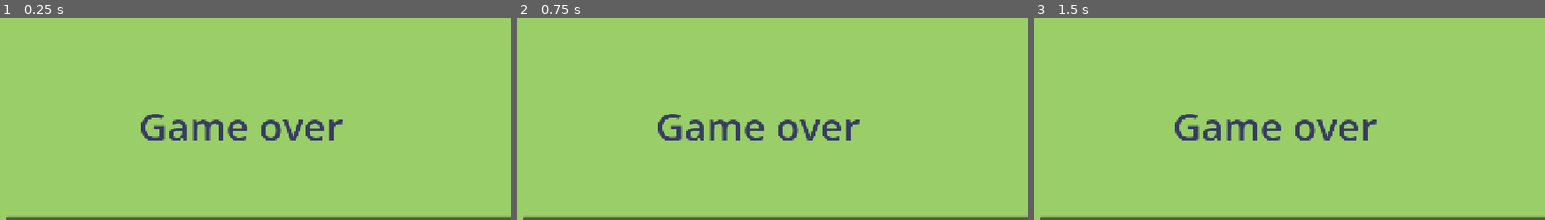
Above: before the commit, frames 1-3 (left to right).
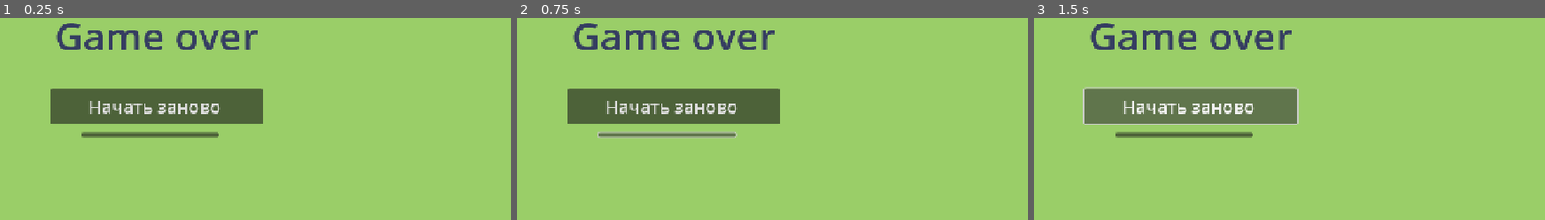
Above: after the commit, the same moments.

Repository: zxcnocok/tower-defence
Game: Godot game, scene res://gameover.tscn
Two runs of this game, one before a commit and one after it. Both use one fixed random seed, a clock stepped at 60 frames per second and the inputs below. This scene is started directly instead of the project's main scene.
Inputs (mouse positions are in pixels of both pictures, inside the frame that each line leads up to):
- Up to frame 1 (0.25 s): no input
- Up to frame 2 (0.75 s): click (665, 135) at 0.52 s
- Up to frame 3 (1.5 s): click (1192, 106) at 1.25 s, where only the run after the commit has a clickable "Начать заново"

The runs differ from the first frame. In frame 1, 14% of the frame differs, in the area x 1-100%, y 2-100%; in frame 2, 14%; in frame 3, 14%.

Commit message:
добавил хпшку слаймов

Diff:
--- a/игра-2/gameover.tscn
+++ b/игра-2/gameover.tscn
@@ -5,13 +5,14 @@
 [node name="Gameover" type="Node2D"]
 
 [node name="Sprite0004" type="Sprite2D" parent="."]
-position = Vector2(792, 496)
-scale = Vector2(24.75, 15.75)
+position = Vector2(640, 336)
+scale = Vector2(20, 10.625)
 texture = ExtResource("1_4nh4k")
+metadata/_edit_lock_ = true
 
 [node name="MarginContainer" type="MarginContainer" parent="."]
-offset_right = 1584.0
-offset_bottom = 1000.0
+offset_right = 1280.0
+offset_bottom = 672.0
 size_flags_horizontal = 0
 metadata/_edit_lock_ = true
 
@@ -23,8 +24,17 @@
 theme_override_font_sizes/font_size = 70
 text = "Game over"
 
-[node name="Button" type="Button" parent="."]
-offset_left = 368.0
-offset_top = 664.0
-offset_right = 1304.0
-offset_bottom = 800.0
+[node name="restart" type="Button" parent="."]
+texture_filter = 3
+offset_left = 448.0
+offset_top = 432.0
+offset_right = 832.0
+offset_bottom = 496.0
+theme_override_font_sizes/font_size = 32
+text = "Начать заново "
+
+[node name="inmenu" type="Button" parent="."]
+offset_left = 504.0
+offset_top = 512.0
+offset_right = 752.0
+offset_bottom = 520.0
